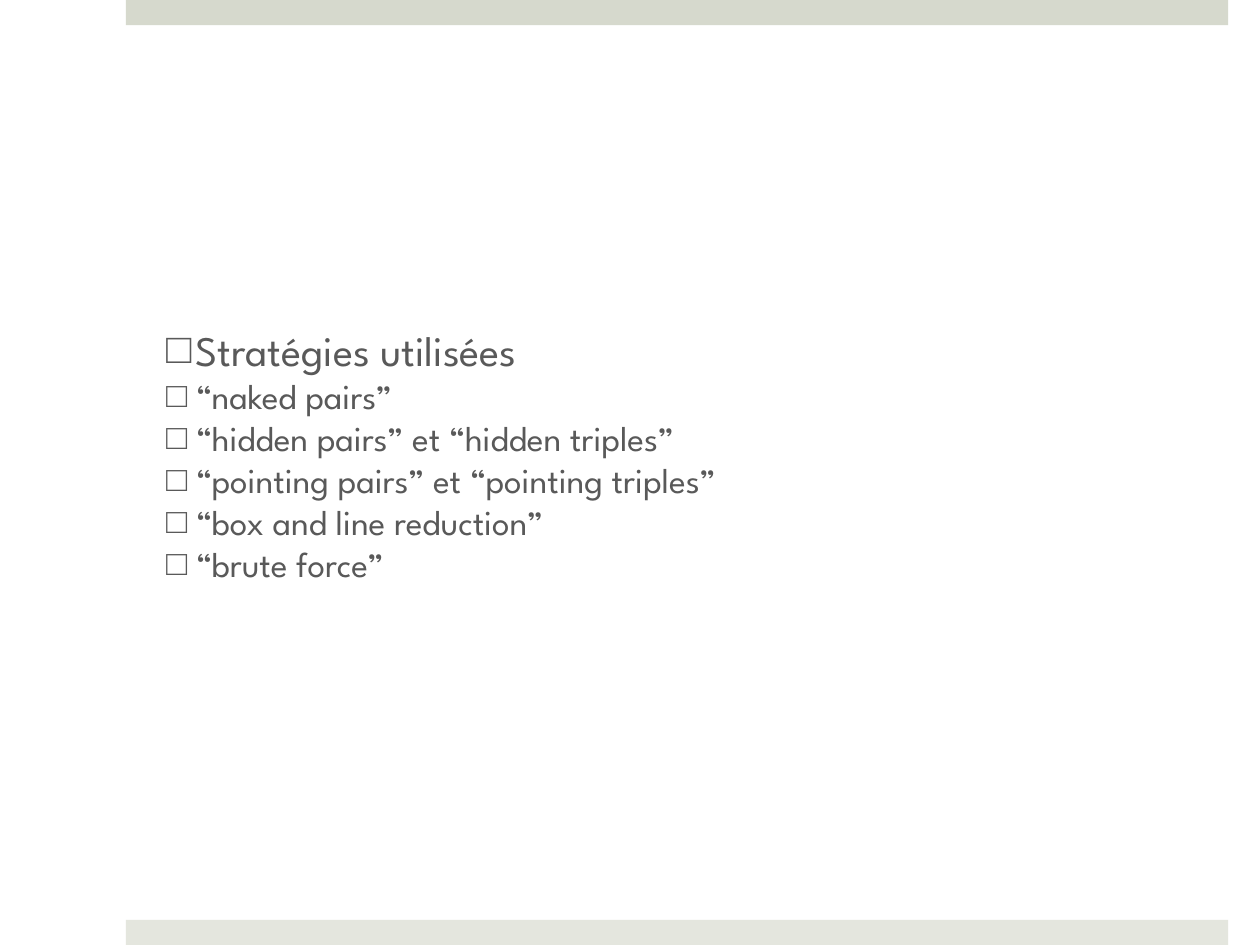
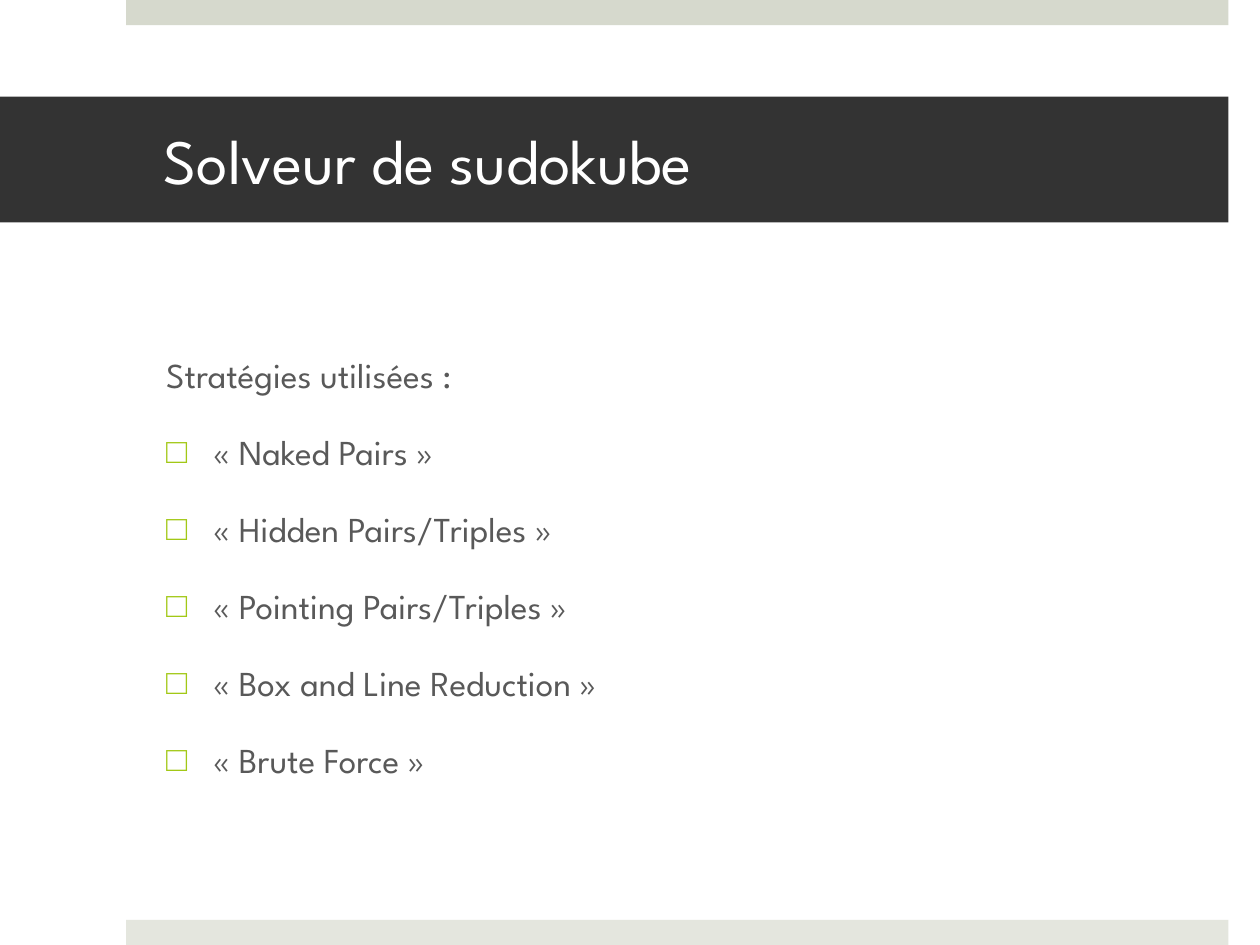
Before and after one commit to francisvalois/design3, a slide deck: slide 3 of reports/presentation/kinocto_OS.pptx. Drawn at 1260x945 pixels with LibreOffice and Linux fonts; fonts in the diff are those of the drawing. Boxes give left, top, right and bottom in pixels: in the first picture for what was removed or moved away, otherwise in the second. Text is boxed around its words. In the diff, an @@ line names an element or a change of style, - is before the commit and + after.

```diff
--- a/reports/presentation/kinocto_OS.pptx
+++ b/reports/presentation/kinocto_OS.pptx
@@ title added at <box>0,97,1228,223</box>, fill #333333, 36 pt, text #FFFFFF @@
+Solveur de sudokube
@@ text at <box>166,364,571,774</box>: text changed @@
-□ Stratégies utilisées
-□ “naked pairs”
-□ “hidden pairs” et “hidden triples”
-□ “pointing pairs” et “pointing triples”
-□ “box and line reduction”
-□ “brute force”
+Stratégies utilisées :
+□ « Naked Pairs »
+□ « Hidden Pairs/Triples »
+□ « Pointing Pairs/Triples »
+□ « Box and Line Reduction »
+□ « Brute Force »
```
Also in this commit, not shown: 3 other slides changed.
